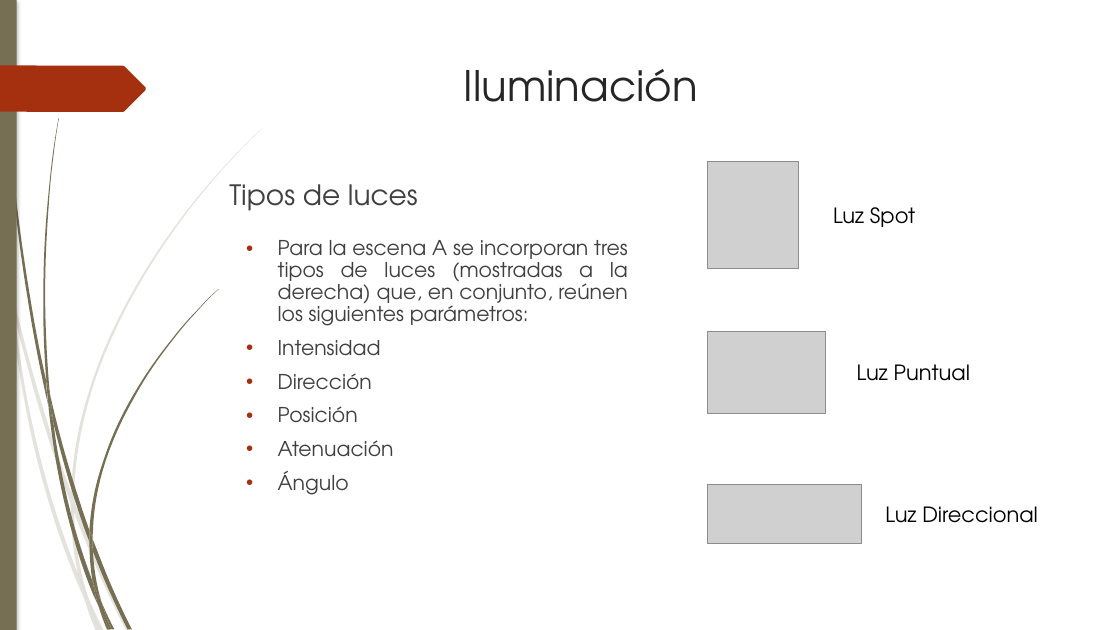
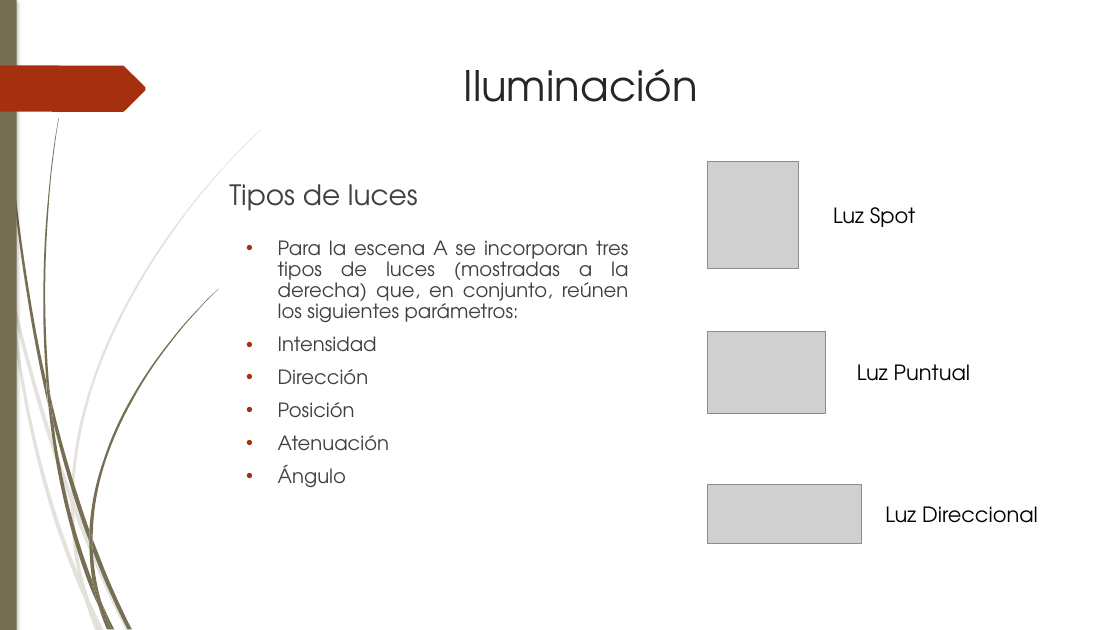
Before and after one commit to Barbmatt/Proyecto2, a slide deck: slide 8 of Presentación/Presentacion Proyecto 2.pptx. Drawn at 1120x630 pixels with LibreOffice and Linux fonts; fonts in the diff are those of the drawing; grey boxes stand for pictures. Boxes give left, top, right and bottom in pixels: in the first picture for what was removed or moved away, otherwise in the second. Text is boxed around its words. In the diff, an @@ line names an element or a change of style, - is before the commit and + after.

Commit message:
Presentación Final ?

```diff
--- a/Presentación/Presentacion Proyecto 2.pptx
+++ b/Presentación/Presentacion Proyecto 2.pptx
@@ freeform shape at bbox=[71, 129, 262, 501]: outline redrawn @@
@@ text "Para la escena A se ..." at bbox=[278, 240, 629, 487]: size 17.5 to 16.8 pt @@
```
Also in this commit, not shown: 15 other slides changed, 1 other file.
